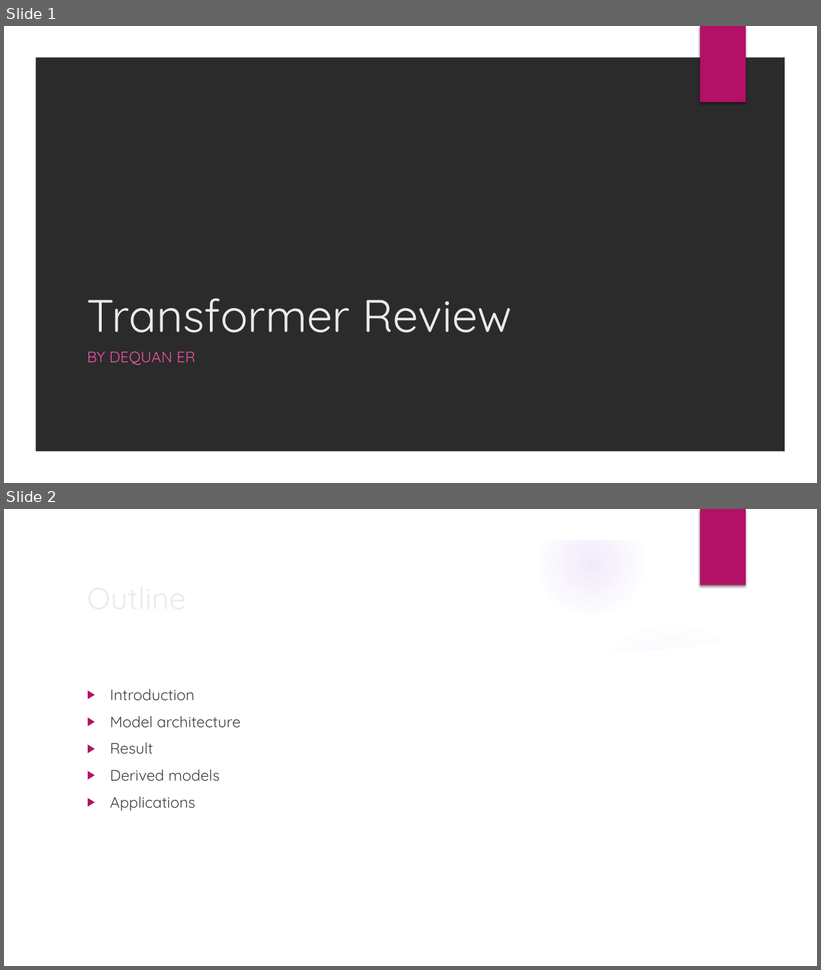
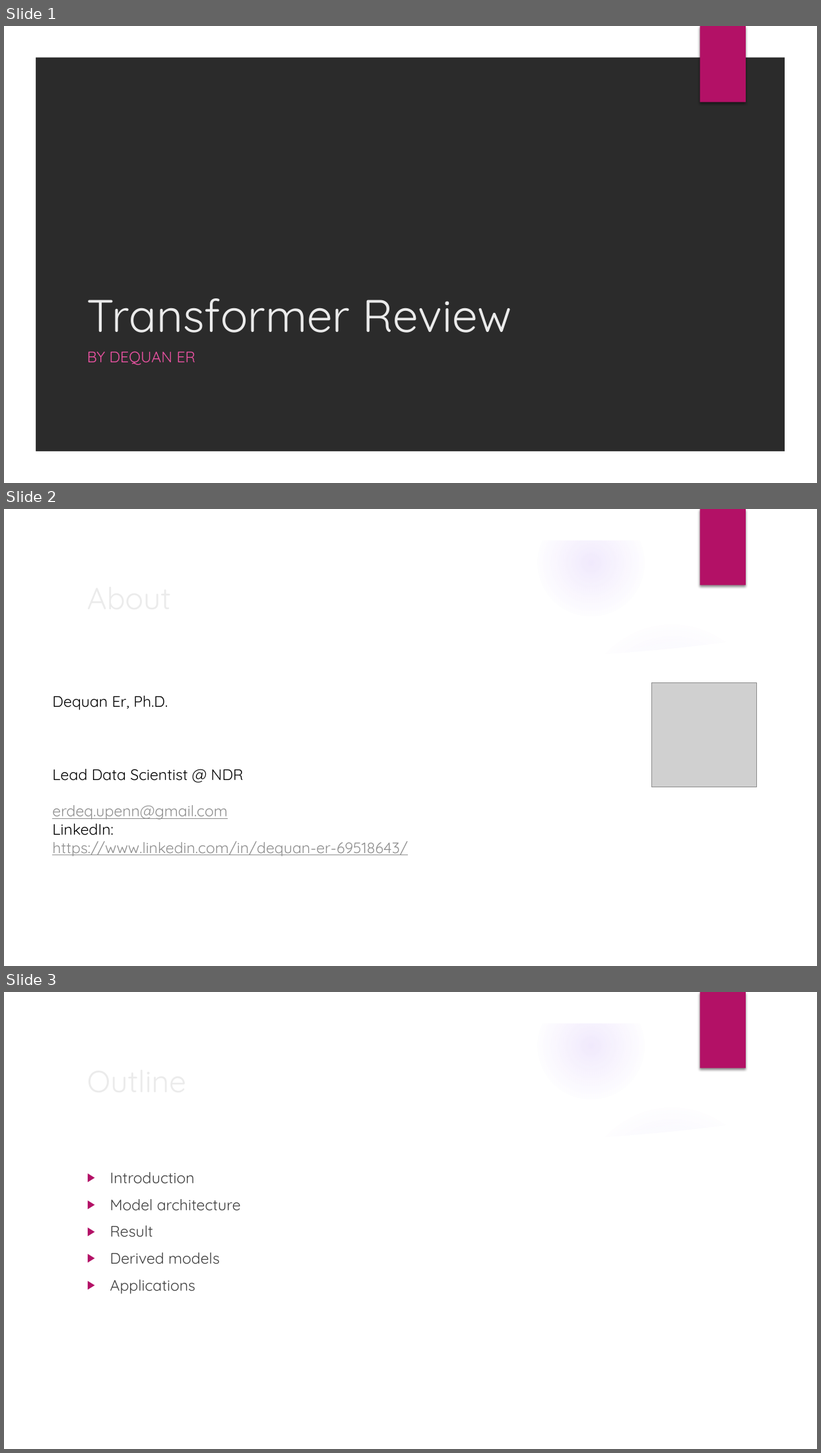
Before and after one commit to erdeq-upenn/code_public, a slide deck: slides/Transformer Review.pptx. Shown one above the other, each under a label of ours: slides 1 and 2 before the commit, slides 1, 2 and 3 after it. The pictures are 821x970 and 821x1453 pixels, drawn with LibreOffice and Linux fonts; fonts in the diff are those of the drawing; grey boxes stand for pictures; background and template pictures are left out; a plain dark background stands for a picture behind light text. Boxes give left, top, right and bottom in pixels: in the first picture for what was removed or moved away, otherwise in the second. Text is boxed around its words. In the diff, an @@ line names an element or a change of style, - is before the commit and + after.

```diff
--- a/slides/Transformer Review.pptx
+++ b/slides/Transformer Review.pptx
@@ slide 2 added at (x1=4, y1=509, x2=817, y2=966), background picture (left out); not listed: 9 template elements that a slide beside it also shows @@
@@ title added at (x1=81, y1=574, x2=665, y2=621), 36 pt, text #EBEBEB @@
+About
@@ picture added at (x1=652, y1=683, x2=757, y2=788) @@
@@ text added at (x1=52, y1=696, x2=407, y2=857), 18 pt, text #8F8F8F, underline @@
+Dequan Er, Ph.D.
+Lead Data Scientist @ NDR
+erdeq.upenn@gmail.com
+LinkedIn:
+https://www.linkedin.com/in/dequan-er-69518643/
@@ what was slide 2 is now slide 3 @@
```
Also in this commit, not shown: 5 slides changed.
